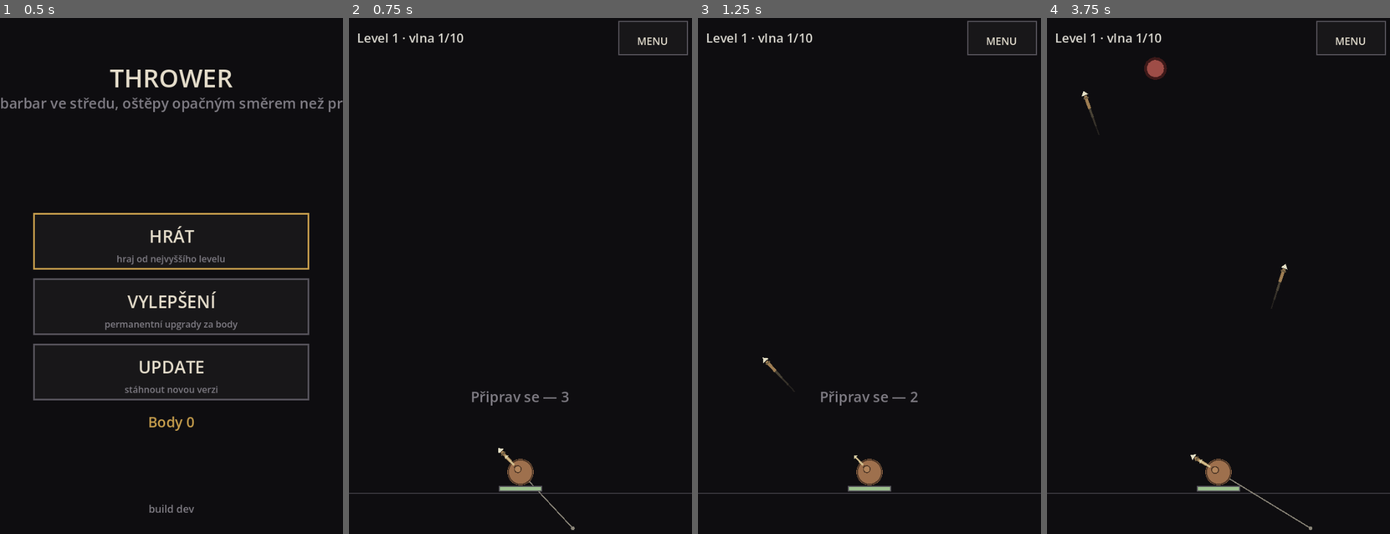
Above: before the commit, frames 1-4 (left to right).
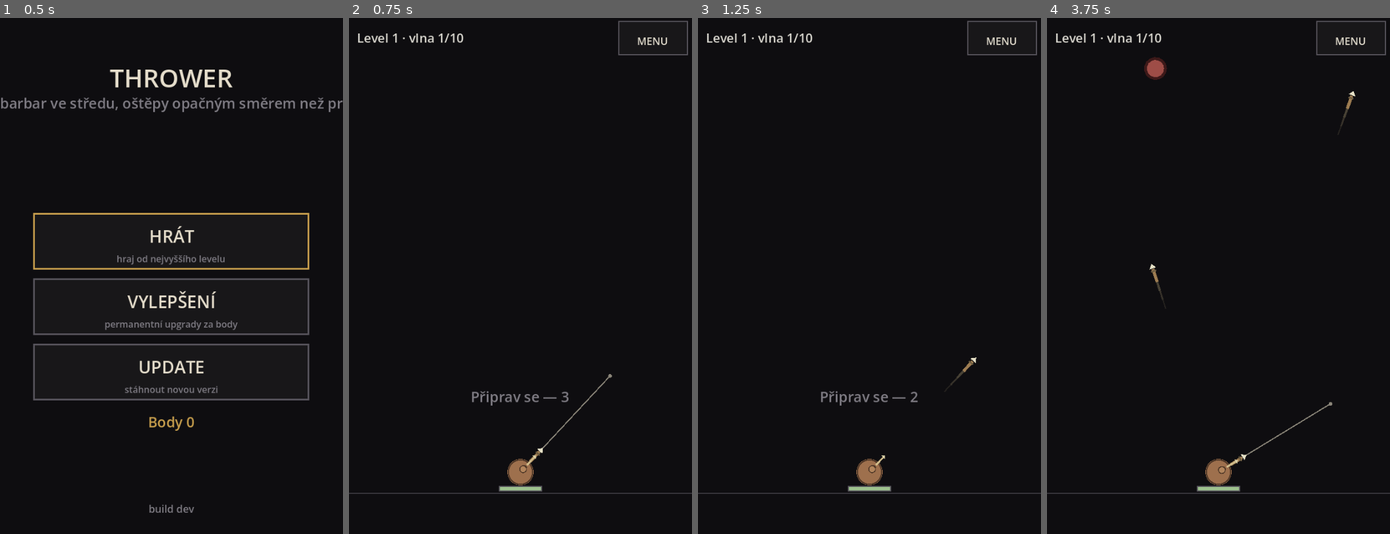
Above: after the commit, the same moments.

Repository: jankoznar94/dark-story
Game: Godot game, scene res://main.tscn
Same seed, same stepped clock (60 frames per second), same inputs: the game is played once before the commit and once after it.
Inputs (mouse positions are in pixels of both pictures, inside the frame that each line leads up to):
- Up to frame 1 (0.5 s): no input
- Up to frame 2 (0.75 s): tap Enter at 0.5 s; move the mouse to (595, 250) at 0.52 s; click (595, 250) at 0.67 s
- Up to frame 3 (1.25 s): no input
- Up to frame 4 (3.75 s): drag from (1149, 301) to (1201, 379) at 1.27 s; move the mouse to (1252, 162) at 2.02 s; click (1252, 162) at 2.17 s; drag from (1201, 379) to (1115, 198) at 2.77 s; move the mouse to (1321, 353) at 3.52 s; click (1321, 353) at 3.67 s

Frame 1 is identical in both runs. In frame 2, 0.3% of the frame differs, in the area x 43-77%, y 69-100%; in frame 3, 0.2%; in frame 4, 0.6%, in the area x 10-90%, y 14-100%.

Commit message:
Thrower: primy smer mireni - prst ukazuje, kam se haze (cara dopredu misto dozadu)

Diff:
--- a/scripts/game.gd
+++ b/scripts/game.gd
@@ -206,16 +206,14 @@
 
 # ------------------------------------------------------------------ VSTUP
 
-# MIREni PRES CELOU SIRKU. Driv se uhel pocital z polohy prstu vuci bojovnikovi,
-# takze na malem pruhu pod nim sel smer menit jen hrube (a nahore se vse
-# zlomilo do krajnich poloh). Ted rozhoduje VODOROVNA POLOHA prstu: prst
-# uprostred = strelba vzhuru, prst u kraje = strelba na opacnou stranu.
-# Smer je porad OPAČNY nez ukazuje prst, jen je prevod linearni a pres celou
-# plochu - 180° na temer celou sirku displeje.
+# MIREni PRIMO: PRST UKAZUJE, KAM SE MA HODIT. Driv to bylo opacne ("luk"),
+# ale na mobilu je primy smer citelnejsi - hrac polozi prst na nepritele a
+# ostep tam leti. Prevod zustava linearni pres celou sirku (180° na `aim_span`),
+# takze jemnost je stejna jako u opacneho mireni.
 func aim_at(pos: Vector2) -> void:
 	var span: float = maxf(1.0, aim_span)
 	var dx: float = clampf((pos.x - center.x) / span, -1.0, 1.0)
-	aim = Vector2.from_angle(-PI * 0.5 - dx * PI * 0.5)
+	aim = Vector2.from_angle(-PI * 0.5 + dx * PI * 0.5)
 	aiming = true
 
 
--- a/scripts/game_view.gd
+++ b/scripts/game_view.gd
@@ -325,22 +325,20 @@
 		]), Color(0.90, 0.88, 0.78))
 
 
-# MIREni: JEN CARA DOZADU (Jan, Oct 2026: "šipku u přední části hrdiny ...
-# dáme pryč. Necháme jen tu čáru dozadu."). Cara vede od bojovnika opacnym
-# smerem, nez poleti ostep - jako napnuta tetiva. Smer strelby hrac cte
-# z toho, kam cara ukazuje (presne naopak).
+# MIREni: PRST UKAZUJE Smer HODU, takze cara vede od bojovnika DOPREDU - presne
+# tam, kam poleti ostep. Nahrazuje puvodni caru "dozadu" z doby opacneho
+# mireni. Je tenka a bez hrotu, aby neprekazela ve vyhledu.
 func _draw_aim() -> void:
 	if not game.aiming:
 		return
 	var c: Vector2 = layout.center
-	var back: Vector2 = -game.aim
+	var fwd: Vector2 = game.aim
 	var ln: float = layout.field_r * 0.85
-	# CARA SE NESMI ZTRATIT ZA OKRAJEM: smerem dolu by jinak zmizela pod
-	# displejem a hrac by nevidel, kam se napina. Orizne se podle mista.
-	if back.y > 0.05:
-		ln = minf(ln, (layout.view.y - 10.0 - c.y) / back.y)
+	# Cara se nesmi ztratit za okrajem displeje.
+	if fwd.y < -0.05:
+		ln = minf(ln, (c.y - layout.bar_h - 10.0) / -fwd.y)
 	ln = maxf(24.0, ln)
-	var endp: Vector2 = c + back * ln
+	var endp: Vector2 = c + fwd * ln
 	draw_line(c, endp, AIM_LINE, maxf(2.0, layout.field_r * 0.006))
 	draw_circle(endp, maxf(3.0, layout.field_r * 0.012), AIM_LINE)
 
--- a/tools/test_core.gd
+++ b/tools/test_core.gd
@@ -64,17 +64,16 @@
 		t += dt
 
 
-# 1) PRST = LUK. Bojovnik stoji na spodku a haze JEN DOPREDU (nahoru):
-#    uhel je oriznuty na 180°, nikdy se neotoci zpet k sobe.
+# 1) PRST UKAZUJE, KAM SE HAZE. Bojovnik stoji na spodku a haze JEN DOPREDU
+#    (nahoru); 180° je rozlozeno lineárně pres celou sirku displeje.
 func _test_aim_opposite() -> void:
 	var g: Game = _fresh()
-	# KRAJ VLEVO/VLEVO: celych 180° je rozlozeno na cely `aim_span`.
 	g.aim_at(Vector2(g.center.x + g.aim_span, g.center.y))
+	_check(g.aim.x > 0.99 and absf(g.aim.y) < 0.01,
+		"kraj vpravo neznamena strelbu vpravo (%.2f, %.2f)" % [g.aim.x, g.aim.y])
+	g.aim_at(Vector2(g.center.x - g.aim_span, g.center.y))
 	_check(g.aim.x < -0.99 and absf(g.aim.y) < 0.01,
-		"kraj vpravo neznamena strelbu vlevo (%.2f, %.2f)" % [g.aim.x, g.aim.y])
-	g.aim_at(Vector2(g.center.x - g.aim_span, g.center.y))
-	_check(g.aim.x > 0.99 and absf(g.aim.y) < 0.01,
-		"kraj vlevo neznamena strelbu vpravo (%.2f, %.2f)" % [g.aim.x, g.aim.y])
+		"kraj vlevo neznamena strelbu vlevo (%.2f, %.2f)" % [g.aim.x, g.aim.y])
 	# PRST UPROSTRED = STRELBA VZHURU, i kdyz je vysoko nad bojovnikem. To je
 	# cely point opravy: mirit se da z velke plochy, ne z pruhu pod barbarem.
 	g.aim_at(Vector2(g.center.x, g.center.y - 400.0))
@@ -84,7 +83,7 @@
 	var a1: Vector2 = g.aim
 	g.aim_at(Vector2(g.center.x + 40.0, g.center.y + 60.0))
 	g.aim_at(Vector2(g.center.x + 40.0, g.center.y - 400.0))
-	_check(g.aim.distance_to(Vector2.from_angle(-PI * 0.5 - (40.0 / g.aim_span) * PI * 0.5)) < 0.001
+	_check(g.aim.distance_to(Vector2.from_angle(-PI * 0.5 + (40.0 / g.aim_span) * PI * 0.5)) < 0.001
 		and a1.distance_to(g.aim) > 0.001, "vyska prstu meni smer strelby")
 	# JEMNOST: 1 % sirky luku = necele 2° - na velke plose se miri detailne.
 	g.aim_at(Vector2(g.center.x, g.center.y - 300.0))
@@ -96,7 +95,7 @@
 	g.aim_at(Vector2(g.center.x - g.aim_span, g.center.y))
 	var left_aim: Vector2 = g.aim
 	g.aim_at(Vector2(g.center.x + g.aim_span, g.center.y))
-	_check(absf(rad_to_deg(left_aim.angle_to(g.aim)) - 180.0) < 1.5,
+	_check(absf(absf(rad_to_deg(left_aim.angle_to(g.aim))) - 180.0) < 1.5,
 		"cely rozsah neni 180° (%.1f°)" % rad_to_deg(left_aim.angle_to(g.aim)))
 
 
@@ -118,7 +117,7 @@
 
 func _test_spear_hits() -> void:
 	var g: Game = _fresh()
-	g.aim_at(Vector2(g.center.x + g.aim_span, g.center.y))
+	g.aim_at(Vector2(g.center.x - g.aim_span, g.center.y))
 	var e: Dictionary = _place(g, 0.30, PI, 50.0)
 	g.step(1.0 / 120.0)
 	_check(g.spears.size() > 0, "po mireni neleti zadny ostep")
@@ -137,7 +136,7 @@
 func _test_ricochet() -> void:
 	var g: Game = _fresh()
 	g.profile.perm["ric"] = 2
-	g.aim_at(Vector2(g.center.x + g.aim_span, g.center.y))
+	g.aim_at(Vector2(g.center.x - g.aim_span, g.center.y))
 	var a: Dictionary = _place(g, 0.30, PI, 30.0)
 	var b: Dictionary = _place(g, 0.30, PI * 0.9, 30.0)
 	_tick(g, 0.7)
@@ -183,6 +182,6 @@
 	var g: Game = _fresh()
 	# perm 2 = zaklad 1 + 2 = 3 ostepy v jednom hodu.
 	g.profile.perm["shots"] = 2
-	g.aim_at(Vector2(g.center.x + g.aim_span, g.center.y))
+	g.aim_at(Vector2(g.center.x - g.aim_span, g.center.y))
 	g.step(1.0 / 120.0)
 	_check(g.spears.size() == 3, "tri ostepy v hodu nejsou tri (%d)" % g.spears.size())
